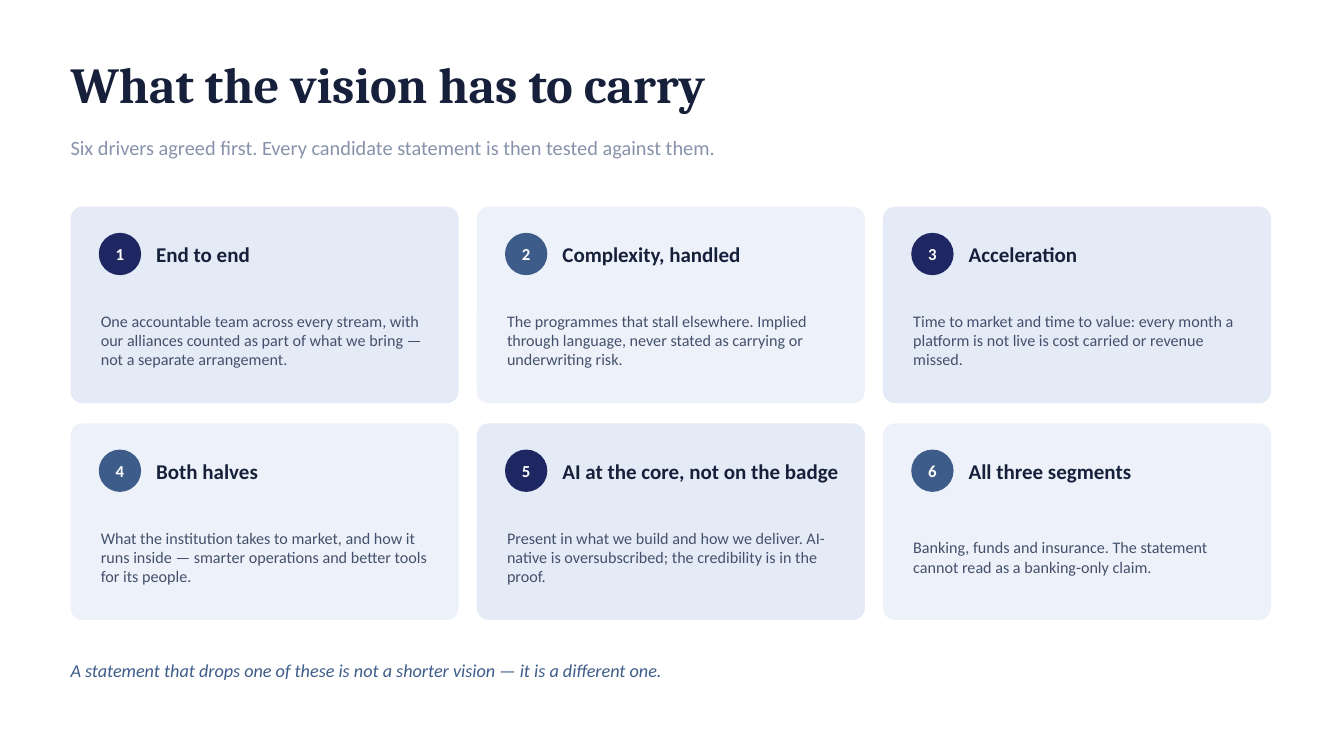
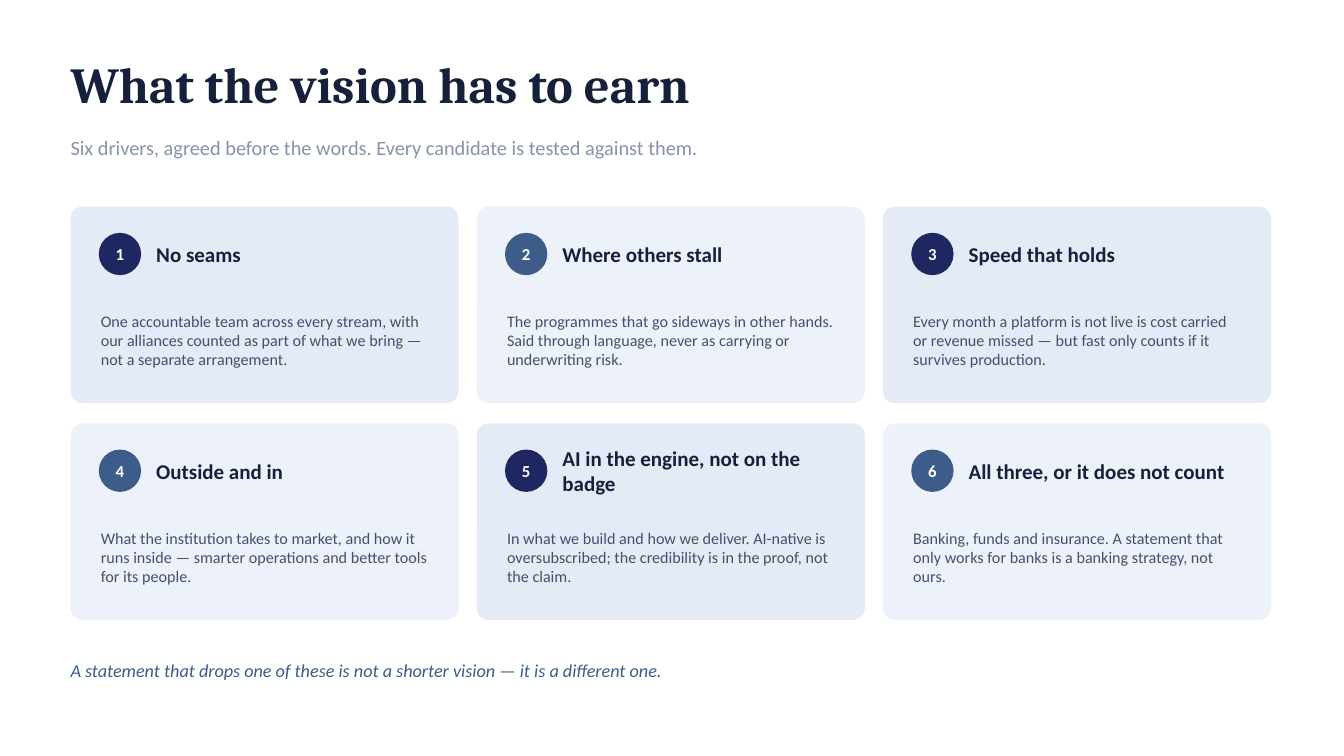
Before and after one commit to dhajjar-cyber/bae, a slide deck: slide 7 of FSI strategy/EAIND-FSI-Strategy-Development-Plan.pptx (slide 6 before the commit). Drawn at 1344x756 pixels with LibreOffice and Linux fonts; fonts in the diff are those of the drawing. Boxes give left, top, right and bottom in pixels: in the first picture for what was removed or moved away, otherwise in the second. Text is boxed around its words. In the diff, an @@ line names an element or a change of style, - is before the commit and + after.

```diff
--- a/FSI strategy/EAIND-FSI-Strategy-Development-Plan.pptx
+++ b/FSI strategy/EAIND-FSI-Strategy-Development-Plan.pptx
@@ text at (71, 68, 690, 104): text changed @@
-What the vision has to carry
+What the vision has to earn
@@ text at (71, 141, 697, 159): text changed @@
-Six drivers agreed first. Every candidate statement is then tested against them.
+Six drivers, agreed before the words. Every candidate is tested against them.
@@ text at (156, 248, 241, 262): text changed @@
-End to end
+No seams
@@ text at (562, 247, 722, 262): text changed @@
-Complexity, handled
+Where others stall
@@ text at (969, 247, 1115, 266): text changed @@
-Acceleration
+Speed that holds
@@ text at (507, 316, 833, 368): text changed @@
-The programmes that stall elsewhere. Implied through language, never stated as carrying or underwriting risk.
+The programmes that go sideways in other hands. Said through language, never as carrying or underwriting risk.
@@ text at (913, 316, 1227, 368): text changed @@
-Time to market and time to value: every month a platform is not live is cost carried or revenue missed.
+Every month a platform is not live is cost carried or revenue missed — but fast only counts if it survives production.
@@ text at (156, 464, 283, 479): text changed @@
-Both halves
+Outside and in
@@ text at (562, 451, 800, 495): text changed @@
-AI at the core, not on the badge
+AI in the engine, not on the badge
@@ text at (969, 464, 1225, 482): text changed @@
-All three segments
+All three, or it does not count
@@ text at (507, 533, 828, 582): text changed @@
-Present in what we build and how we deliver. AI-native is oversubscribed; the credibility is in the proof.
+In what we build and how we deliver. AI-native is oversubscribed; the credibility is in the proof, not the claim.
@@ text at (913, 533, 1223, 582): text changed @@
-Banking, funds and insurance. The statement cannot read as a banking-only claim.
+Banking, funds and insurance. A statement that only works for banks is a banking strategy, not ours.
```
Also in this commit, not shown: 3 other slides changed, 7 slides added, 1 slide removed, 2 other files.
